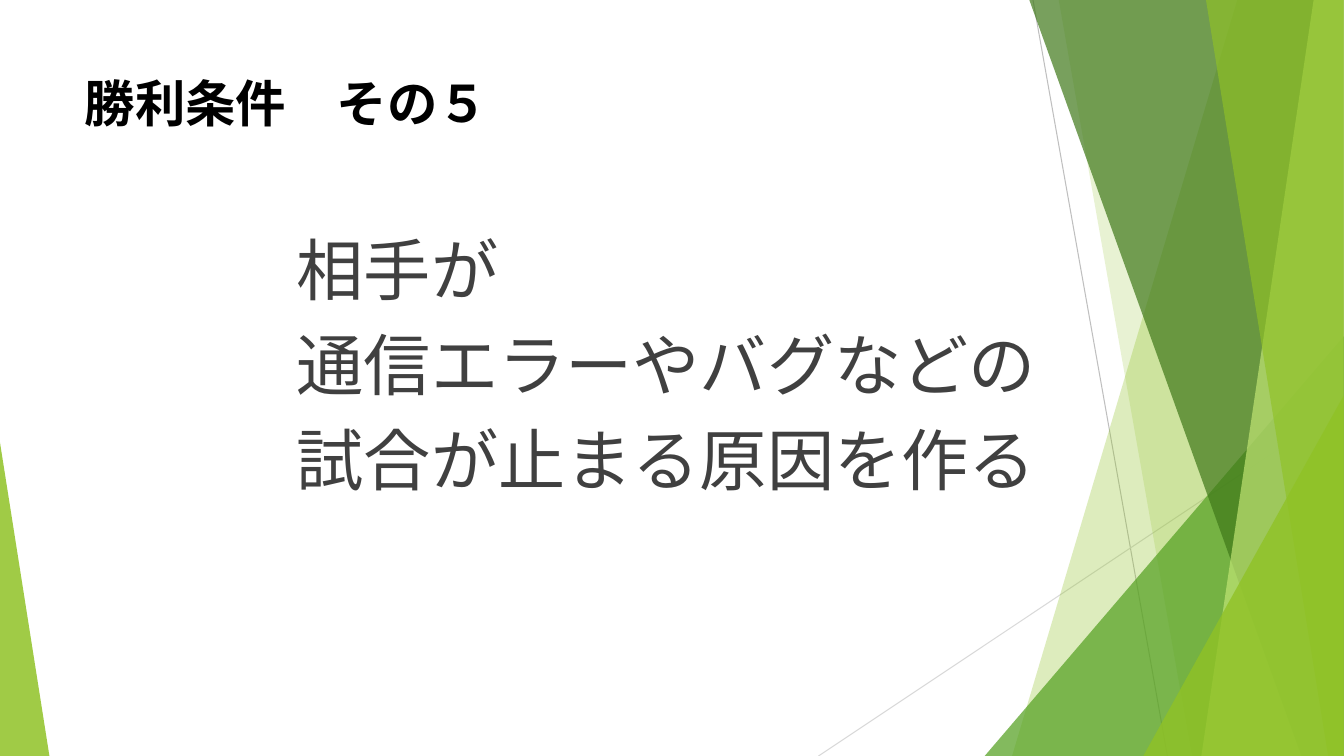
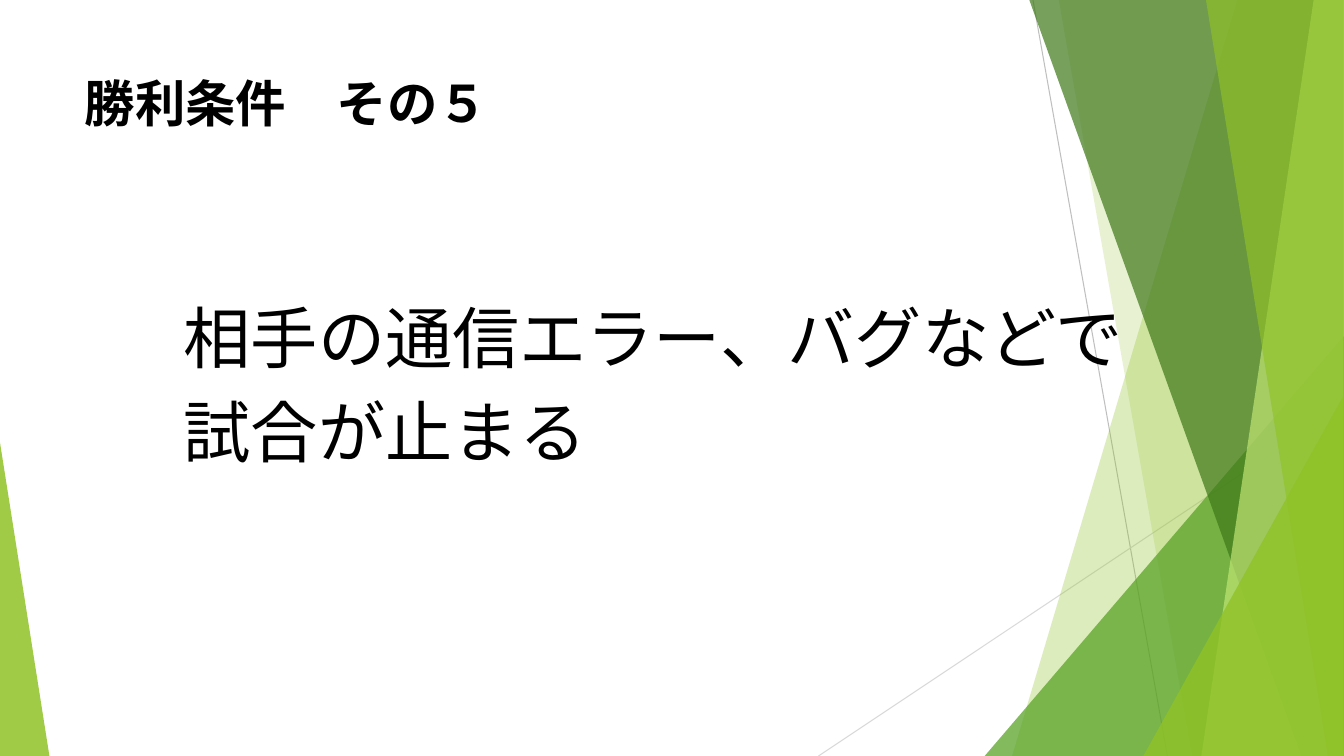
Before and after one commit to noko1024/ChaserDoc, a slide deck: slide 14 of New_U-16.pptx. Drawn at 1344x756 pixels with LibreOffice and Linux fonts; fonts in the diff are those of the drawing. Boxes give left, top, right and bottom in pixels: in the first picture for what was removed or moved away, otherwise in the second. Text is boxed around its words. In the diff, an @@ line names an element or a change of style, - is before the commit and + after.

```diff
--- a/New_U-16.pptx
+++ b/New_U-16.pptx
@@ text at bbox=[184, 294, 1123, 463]: text changed; text colour #404040 to #000000 @@
-相手が
-通信エラーやバグなどの
-試合が止まる原因を作る
+相手の通信エラー、バグなどで
+試合が止まる
```
Also in this commit, not shown: 11 other slides changed.
